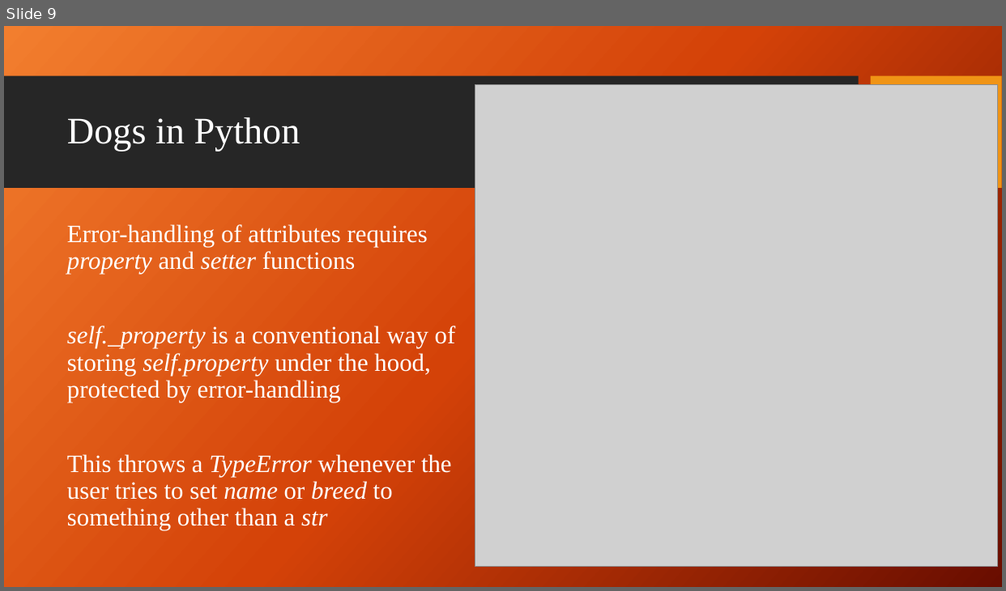
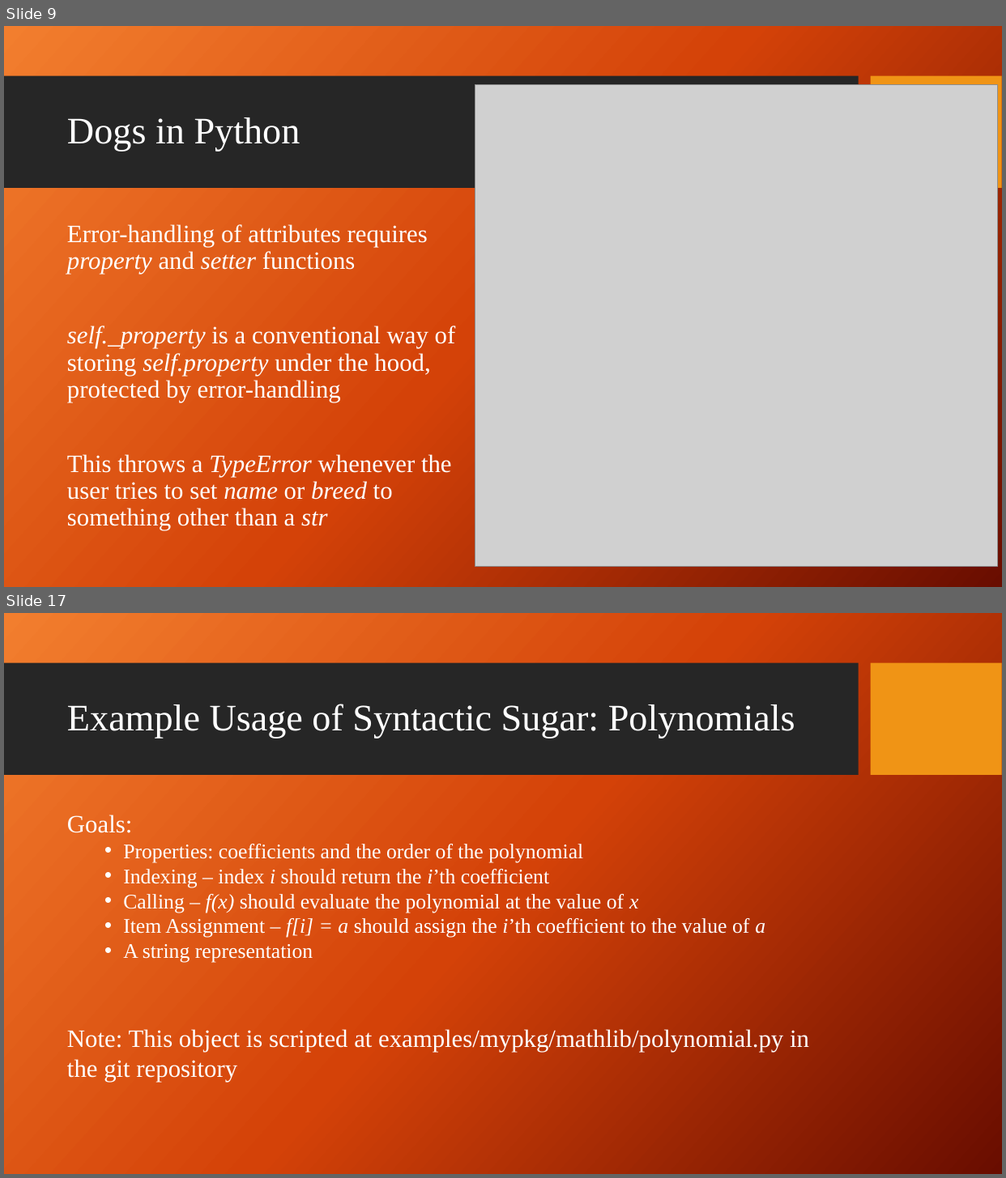
Before and after one commit to giganano/PythonBootcamp, a slide deck: slides/classes.pptx. Shown one above the other, each under a label of ours: slide 9 before the commit, slides 9 and 17 after it; the slides between them are not shown. The pictures are 1006x591 and 1006x1178 pixels, drawn with LibreOffice and Linux fonts; fonts in the diff are those of the drawing; grey boxes stand for pictures; background and template pictures are left out. Boxes give left, top, right and bottom in pixels: in the first picture for what was removed or moved away, otherwise in the second. Text is boxed around its words. In the diff, an @@ line names an element or a change of style, - is before the commit and + after.

```diff
--- a/slides/classes.pptx
+++ b/slides/classes.pptx
@@ slide 17 added at (4,613,1002,1174), background picture (left out); not listed: 2 template elements that a slide beside it also shows @@
@@ title added at (67,704,795,738), 36 pt, text #FFFFFF @@
+Example Usage of Syntactic Sugar: Polynomials
@@ text added at (67,815,809,1082), 20 pt, text #FFFFFF @@
+Goals:
+  • Properties: coefficients and the order of the polynomial
+  • Indexing – index i should return the i’th coefficient
+  • Calling – f(x) should evaluate the polynomial at the value of x
+  • Item Assignment – f[i] = a should assign the i’th coefficient to the value of a
+  • A string representation
+Note: This object is scripted at examples/mypkg/mathlib/polynomial.py in the git repository
```
Also in this commit, not shown: 19 other slides added, 16 other files.
